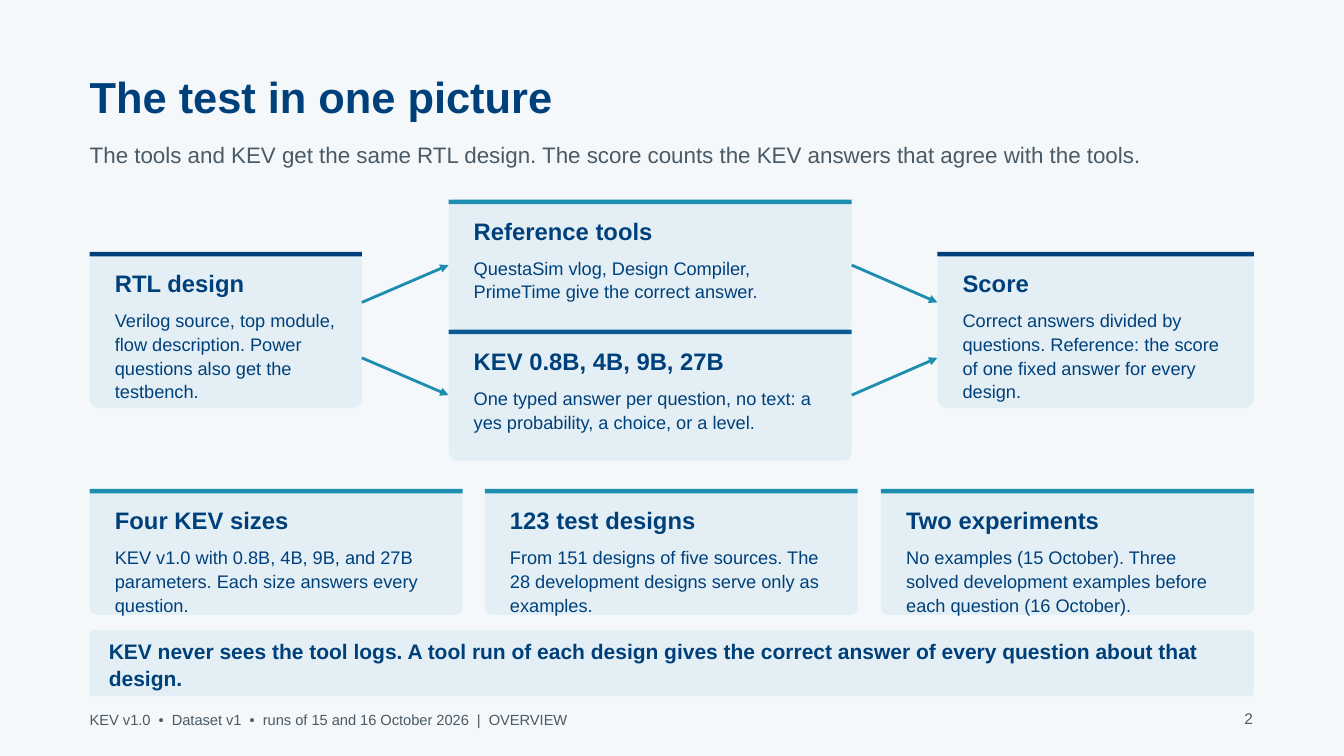
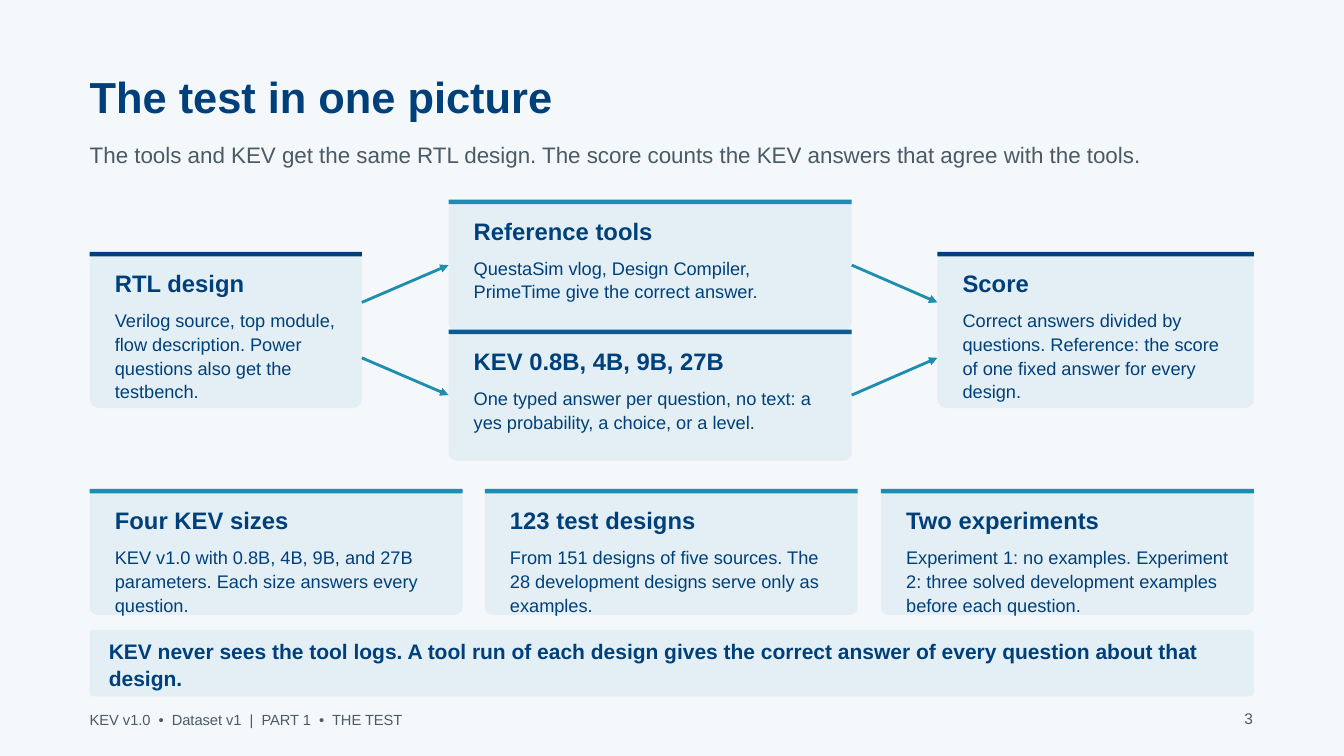
Before and after one commit to stef-c1/JEV_RTL_Benchmarking, a slide deck: slide 3 of presentations/KEV_RTL_findings_20261015.pptx (slide 2 before the commit). Drawn at 1344x756 pixels with LibreOffice and Linux fonts; fonts in the diff are those of the drawing. Boxes give left, top, right and bottom in pixels: in the first picture for what was removed or moved away, otherwise in the second. Text is boxed around its words. In the diff, an @@ line names an element or a change of style, - is before the commit and + after.

```diff
--- a/presentations/KEV_RTL_findings_20261015.pptx
+++ b/presentations/KEV_RTL_findings_20261015.pptx
@@ text at (906, 550, 1228, 616): text changed @@
-No examples (15 October). Three solved development examples before each question (16 October).
+Experiment 1: no examples. Experiment 2: three solved development examples before each question.
@@ text at (90, 715, 402, 725): text changed @@
-KEV v1.0 • Dataset v1 • runs of 15 and 16 October 2026 | OVERVIEW
+KEV v1.0 • Dataset v1 | PART 1 • THE TEST
@@ text at (1244, 713, 1253, 724): text changed @@
-2
+3
```
Also in this commit, not shown: 26 other slides changed, 5 slides added, 2 slides removed, 45 other files.
